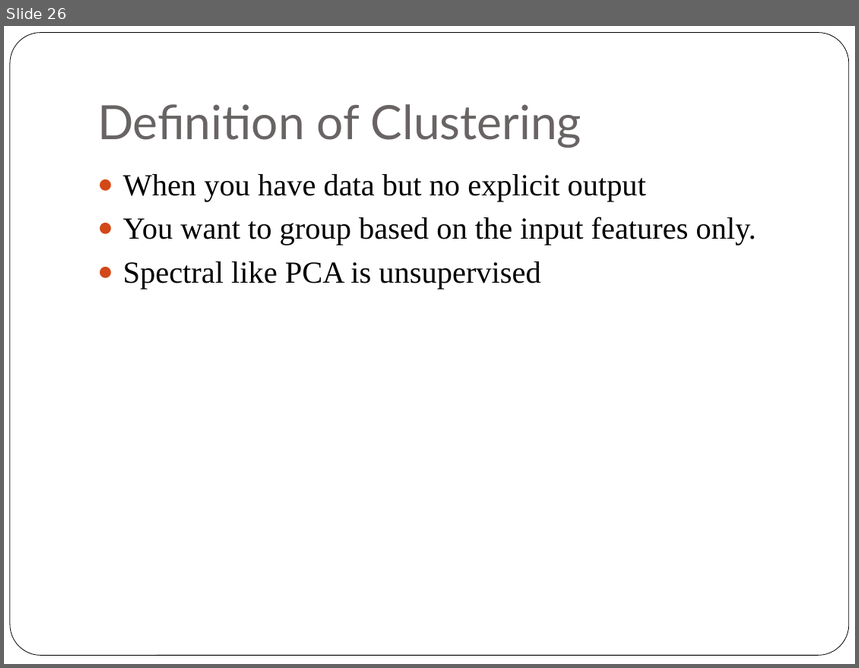
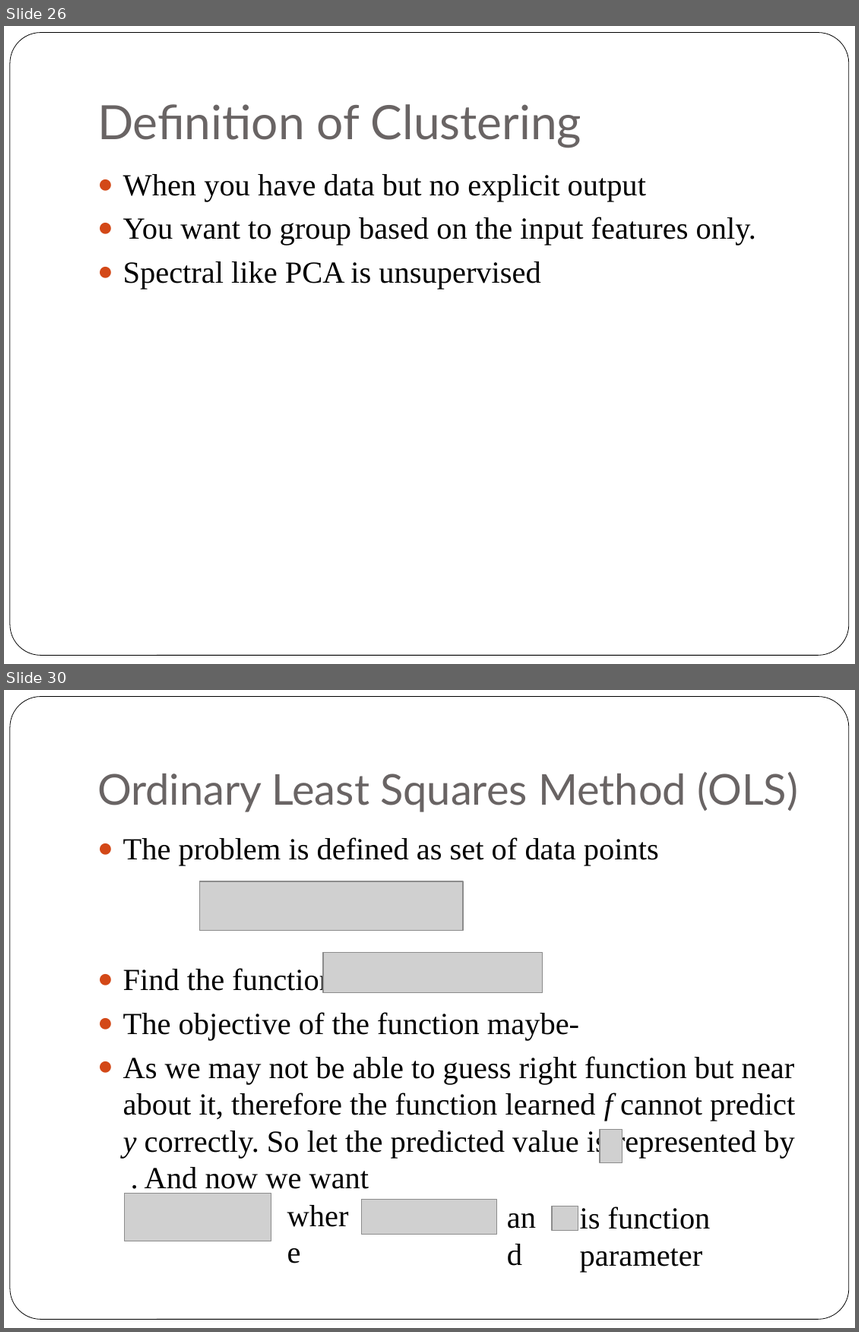
Before and after one commit to navkapil/matlab, a slide deck: Kernel methods.pptx. Shown one above the other, each under a label of ours: slide 26 before the commit, slides 26 and 30 after it; the slides between them are not shown. The pictures are 859x668 and 859x1332 pixels, drawn with LibreOffice and Linux fonts; fonts in the diff are those of the drawing; grey boxes stand for pictures. Boxes give left, top, right and bottom in pixels: in the first picture for what was removed or moved away, otherwise in the second. Text is boxed around its words. In the diff, an @@ line names an element or a change of style, - is before the commit and + after.

```diff
--- a/Kernel methods.pptx
+++ b/Kernel methods.pptx
@@ slide 30 added at [4, 690, 855, 1328], background #FFFFFF; not listed: 1 template element that a slide beside it also shows @@
@@ title added at [97, 772, 799, 812], 36 pt, text #696464 @@
+Ordinary Least Squares Method (OLS)
@@ text added at [123, 837, 795, 1195], 26 pt, text #000000 @@
+● The problem is defined as set of data points
+● Find the function
+● The objective of the function maybe-
+● As we may not be able to guess right function but near about it, therefore the function learned f cannot predict y correctly. So let the predicted value is represented by . And now we want
@@ picture added at [200, 882, 463, 930] @@
@@ picture added at [323, 952, 542, 992] @@
@@ picture added at [600, 1130, 623, 1163] @@
@@ picture added at [125, 1194, 272, 1242] @@
@@ text added at [279, 1192, 366, 1238], 26 pt, text #000000 @@
+where
@@ picture added at [361, 1199, 496, 1235] @@
@@ text added at [499, 1194, 556, 1240], 26 pt, text #000000 @@
+and
@@ picture added at [552, 1206, 579, 1230] @@
@@ text added at [580, 1207, 711, 1272], 26 pt, text #000000 @@
+is function parameter
```
Also in this commit, not shown: 4 slides changed, 5 other slides added, 2 slides removed.
